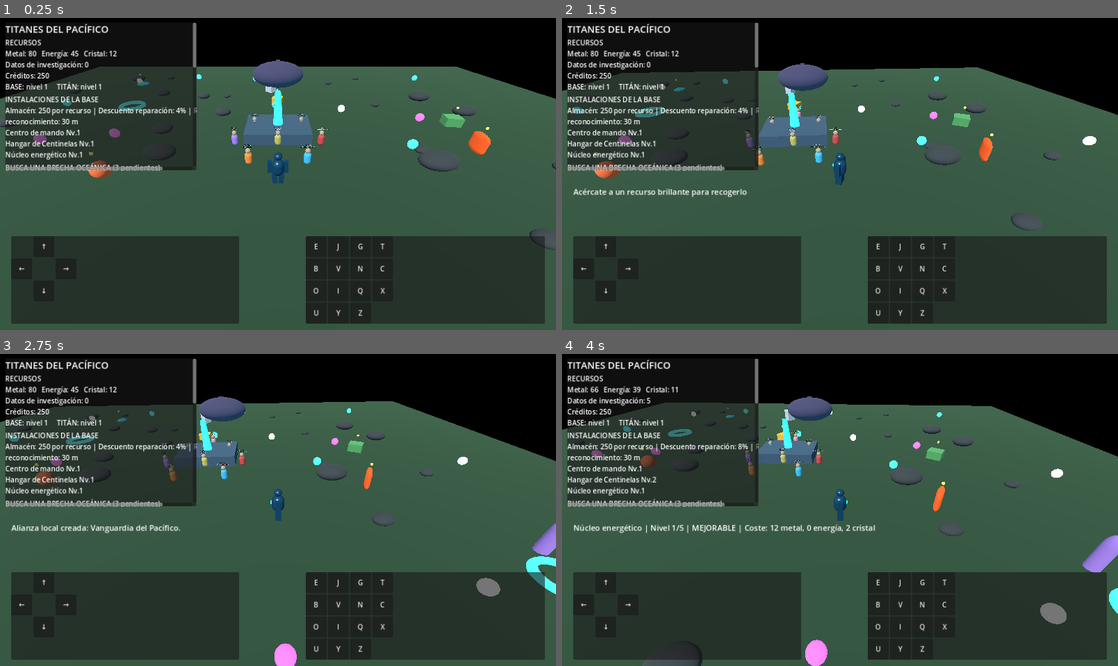
Above: before the commit, frames 1-4 (two rows, left to right).
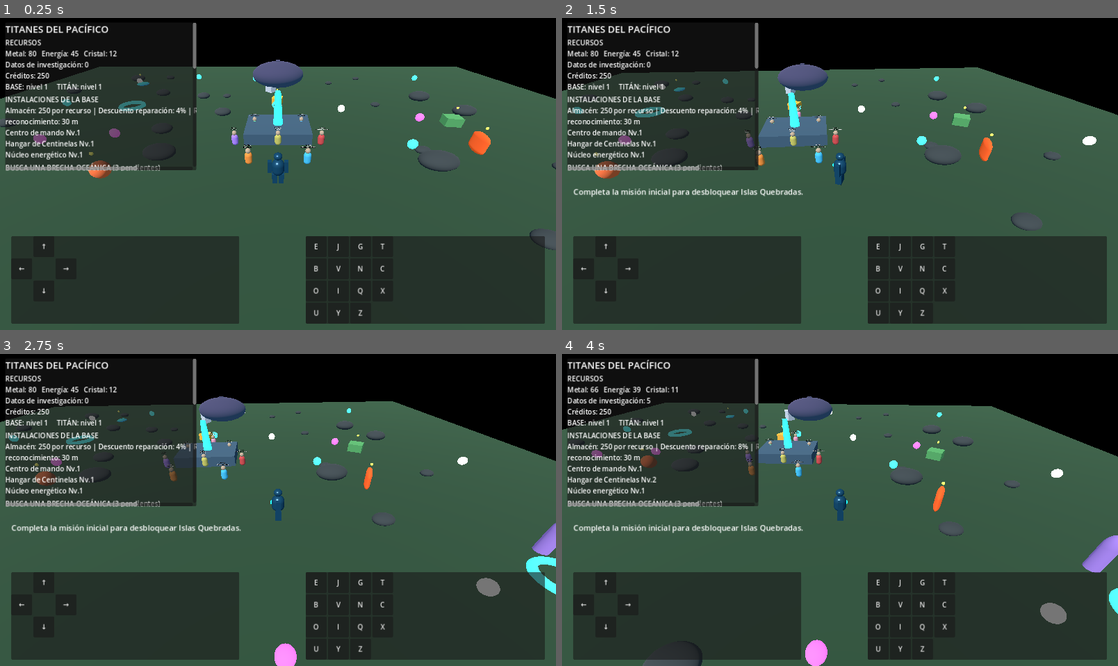
Above: after the commit, the same moments.

Repository: edwjacpinros2012-dev/Titanes-del-Pac-fico-
Game: Godot game, scene res://scenes/main.tscn
The game is run twice, just before and just after one commit, with the same random seed, the same clock (stepped at 60 frames per second) and the same inputs.
Inputs:
- Up to frame 1 (0.25 s): no input
- Up to frame 2 (1.5 s): tap Enter at 0.5 s; hold D (move_right) 0.53-1.28 s; hold E (collect) 0.53-1.28 s; tap M (expedition_toggle, bound only after the commit) at 0.8, 1.35 s; hold S (move_back) from 1.28 s (still down)
- Up to frame 3 (2.75 s): tap E (collect) at 1.55 s; release S (move_back) at 2.03 s; hold D (move_right) from 2.03 s (still down); hold P (alliance_create) from 2.03 s (still down); tap M (expedition_toggle, bound only after the commit) at 2.3 s
- Up to frame 4 (4 s): release D (move_right) at 2.78 s; release P (alliance_create) at 2.78 s; hold N (base_upgrade_selected) 2.78-3.53 s; tap K (alliance_join) at 2.85 s; tap E (collect) at 3.05 s; hold A (move_left) from 3.53 s (still down); hold V (base_select_next) from 3.53 s (still down); tap M (expedition_toggle, bound only after the commit) at 3.8 s

The runs differ from the first frame. In frame 1, less than 0.1% of the frame differs, in the area x 24-36%, y 15-49%; in frame 2, 0.5%; in frame 3, 0.6%; in frame 4, 0.7%, in the area x 2-57%, y 15-58%.

Commit message:
feat: connect mission expedition regional events to gameplay

Diff:
--- a/scripts/main.gd
+++ b/scripts/main.gd
@@ -45,6 +45,8 @@
 var helicopter_label: Label
 var creature_label: Label
 var market_label: Label
+var gameplay_loop: GameLoopManager
+var loop_status_label: Label
 var market_open: bool = false
 var research_data: int = 0
 var resources := {"metal": 80, "energia": 45, "cristal": 12}
@@ -86,6 +88,8 @@
 		kaiju_war.set_damage_penalty(damage_model.get_power_penalty())
 	if objective_label and rift_manager:
 		objective_label.text = rift_manager.get_objective_text()
+	if loop_status_label and gameplay_loop:
+		loop_status_label.text = gameplay_loop.get_status_text()
 	if sync_label and pilot_sync:
 		sync_label.text = pilot_sync.get_status_text()
 	if contracts_label and contract_manager:
@@ -162,6 +166,8 @@
 	if event.is_action_pressed("alliance_create") and alliance_manager:
 		if alliance_manager.create_alliance("Vanguardia del Pacífico", "VDP"):
 			_show_status("Alianza local creada: Vanguardia del Pacífico.")
+	if event.is_action_pressed("expedition_toggle"):
+		_toggle_expedition()
 	if event.is_action_pressed("save_profile"):
 		_save_local_profile()
 	if event.is_action_pressed("tech_select_next"):
@@ -199,6 +205,7 @@
 	_add_key("kaiju_retreat", KEY_G)
 	_add_key("repair_titan", KEY_Y)
 	_add_key("talk_npc", KEY_Z)
+	_add_key("expedition_toggle", KEY_M)
 	_add_key("tactic_flank", KEY_Q)
 	_add_key("tactic_guard", KEY_X)
 	_add_key("tactic_precision", KEY_U)
@@ -380,6 +387,16 @@
 	add_child(base_development)
 	base_development.research_generated.connect(_on_base_research_generated)
 
+	gameplay_loop = GameLoopManager.new()
+	gameplay_loop.name = "GameLoopManager"
+	add_child(gameplay_loop)
+	gameplay_loop.mission_completed.connect(_on_loop_mission_completed)
+	gameplay_loop.expedition_completed.connect(_on_loop_expedition_completed)
+	gameplay_loop.world_event_started.connect(_on_loop_event_started)
+	gameplay_loop.world_event_ended.connect(_on_loop_event_ended)
+	gameplay_loop.region_unlocked.connect(_on_loop_region_unlocked)
+	gameplay_loop.status_changed.connect(_show_status)
+
 	community_client = CommunityClient.new()
 	community_client.name = "CommunityClient"
 	add_child(community_client)
@@ -536,6 +553,9 @@
 		if player.global_position.distance_to(node.global_position) <= PICKUP_DISTANCE:
 			var kind: String = node.get_meta("resource_type")
 			var amount: int = node.get_meta("resource_amount")
+			if gameplay_loop:
+				amount += gameplay_loop.get_event_bonus(kind)
+				gameplay_loop.report_collection(kind, int(node.get_meta("resource_amount")))
 			if npc_manager:
 				npc_manager.register_action("collect")
 			_add_resource(kind, amount)
@@ -703,6 +723,9 @@
 	objective_label = Label.new()
 	objective_label.autowrap_mode = TextServer.AUTOWRAP_WORD_SMART
 	column.add_child(objective_label)
+	loop_status_label = Label.new()
+	loop_status_label.autowrap_mode = TextServer.AUTOWRAP_WORD_SMART
+	column.add_child(loop_status_label)
 	sync_label = Label.new()
 	column.add_child(sync_label)
 	helicopter_label = Label.new()
@@ -729,7 +752,7 @@
 	market_label.visible = false
 	column.add_child(market_label)
 	var help := Label.new()
-	help.text = "WASD: mover | E: recoger | B: mejorar centro d …(136 unchanged characters)… al | G: retirarse | Z: hablar con NPC | F5: guardar\nK/P: alianza local | C: mercado | O: tecnología siguiente | I: investigar"
+	help.text = "WASD: mover | E: recoger | B: mejorar centro d …(136 unchanged characters)… al | G: retirarse | Z: hablar con NPC | M: expedición | F5: guardar\nK/P: alianza local | C: mercado | O: tecnología siguiente | I: investigar"
 	help.add_theme_font_size_override("font_size", 13)
 	column.add_child(help)
 	status_label = Label.new()
@@ -793,6 +816,50 @@
 		material.emission = color
 		material.emission_energy_multiplier = 1.5
 	return material
+
+func _on_loop_mission_completed(mission_id: String, reward: Dictionary) -> void:
+	_apply_loop_reward(reward)
+	_show_status("Misión %s completada: recompensa recibida." % mission_id)
+	_update_hud()
+	_save_local_profile()
+
+func _on_loop_expedition_completed(region_id: String, reward: Dictionary) -> void:
+	_apply_loop_reward(reward)
+	_show_status("Expedición completada en %s: recompensas recuperadas." % region_id)
+	_update_hud()
+	_save_local_profile()
+
+func _apply_loop_reward(reward: Dictionary) -> void:
+	for id in reward:
+		var amount := int(reward[id])
+		if id == "credits":
+			if trade_manager: trade_manager.add_credits(amount)
+		elif id == "research_data":
+			research_data += maxi(0, amount)
+		else:
+			_add_resource(str(id), amount)
+
+func _on_loop_event_started(_event_id: String, title: String, resource_id: String, bonus: int) -> void:
+	_show_status("EVENTO %s: recolecta %s para obtener +%d adicional." % [title, resource_id, bonus])
+
+func _on_loop_event_ended(event_id: String) -> void:
+	_show_status("Evento regional finalizado: " + event_id)
+
+func _on_loop_region_unlocked(region_id: String) -> void:
+	_show_status("¡Nueva región desbloqueada! " + str(GameLoopManager.REGIONS.get(region_id, {}).get("title", region_id)))
+	_save_local_profile()
+
+func _toggle_expedition() -> void:
+	if gameplay_loop == null: return
+	if not gameplay_loop.active_expedition.is_empty():
+		gameplay_loop.cancel_expedition()
+		_show_status("Expedición cancelada.")
+		return
+	if not gameplay_loop.is_region_unlocked("broken_isles"):
+		_show_status("Completa la misión inicial para desbloquear Islas Quebradas.")
+		return
+	if gameplay_loop.start_expedition("broken_isles", "cristal", 4, {"metal":6,"energia":4,"research_data":2}):
+		_show_status("Expedición iniciada: reúne 4 cristal. M: cancelar.")
 
 func _on_kaiju_battle_resolved(outcome: String, rewards: Dictionary, consequences: Dictionary) -> void:
 	for key in rewards.keys():
@@ -867,7 +934,8 @@
 		"warfront_state": warfront_state.export_state() if warfront_state else {},
 		"kaiju_war_state": kaiju_war.export_state() if kaiju_war else {},
 		"damage_model_state": damage_model.export_state() if damage_model else {},
-		"npc_state": npc_manager.export_state() if npc_manager else {}
+		"npc_state": npc_manager.export_state() if npc_manager else {},
+		"gameplay_loop_state": gameplay_loop.export_state() if gameplay_loop else {}
 	}
 	SaveSystem.save_profile(snapshot)
 
@@ -906,6 +974,10 @@
 		var saved_damage: Variant = snapshot.get("damage_model_state", {})
 		if saved_damage is Dictionary and not saved_damage.is_empty():
 			damage_model.import_state(saved_damage)
+	if gameplay_loop:
+		var saved_loop: Variant = snapshot.get("gameplay_loop_state", {})
+		if saved_loop is Dictionary and not saved_loop.is_empty():
+			gameplay_loop.import_state(saved_loop)
 	if npc_manager:
 		var saved_npc: Variant = snapshot.get("npc_state", {})
 		if saved_npc is Dictionary and not saved_npc.is_empty():
